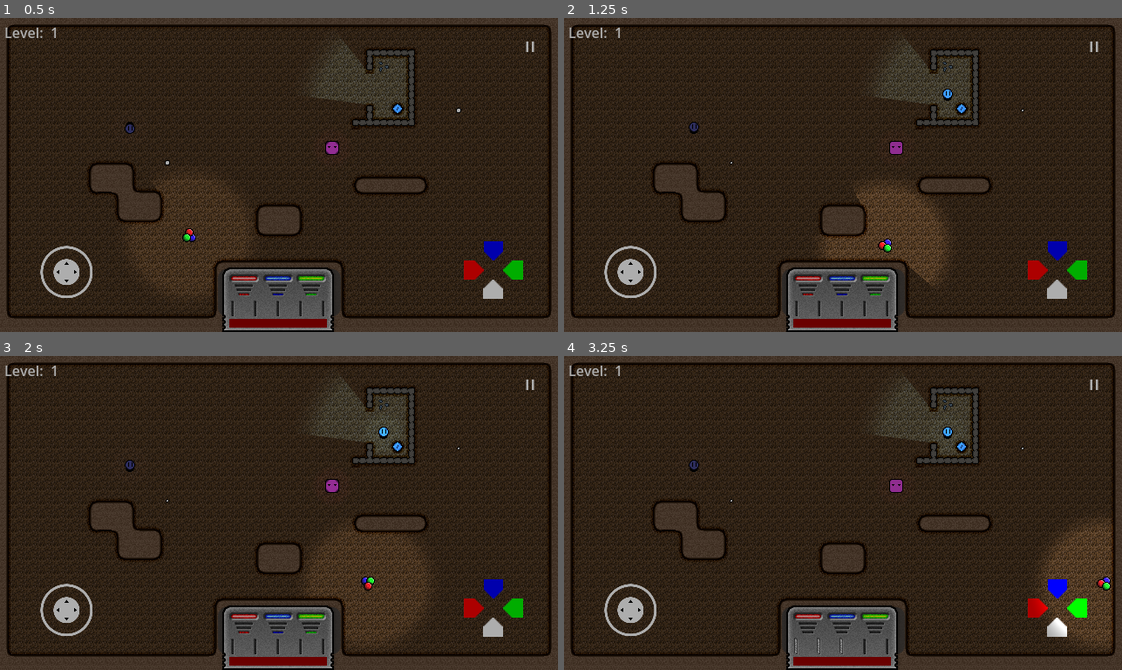
Above: before the commit, frames 1-4 (two rows, left to right).
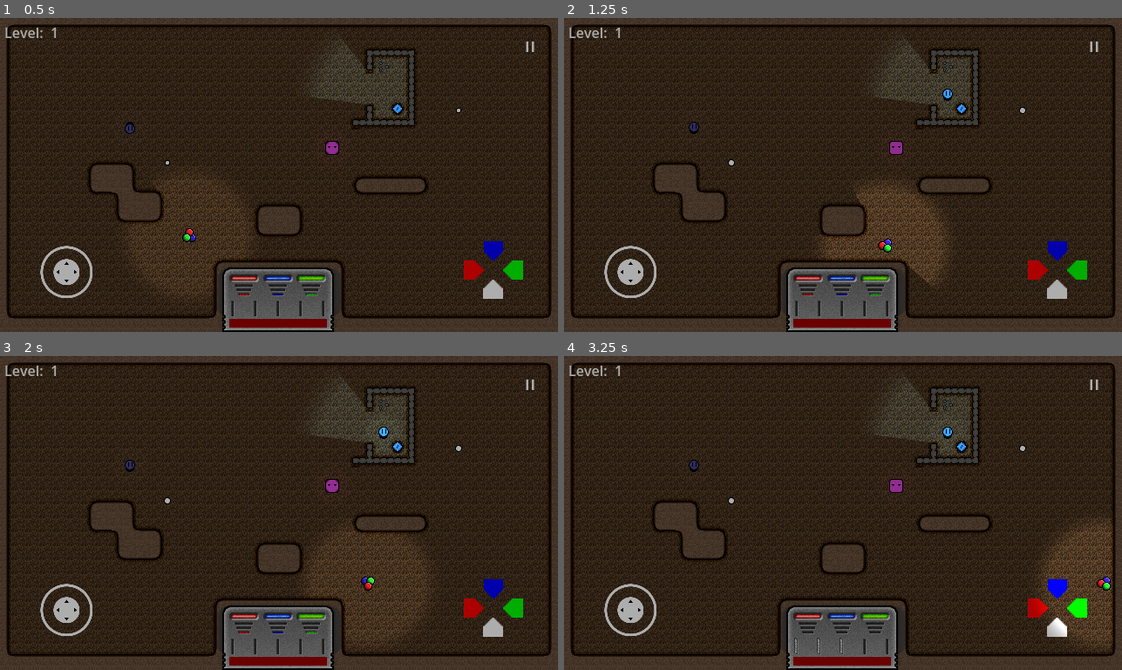
Above: after the commit, the same moments.

Repository: Degenerate-Games/shadows-below
Game: Godot game, scene res://scenes/levels/sprite_test.tscn
The game is run twice, just before and just after one commit, with the same random seed, the same clock (stepped at 60 frames per second) and the same inputs. This scene is started directly instead of the project's main scene. Sound files missing from this copy of the repository are replaced by a short silence.
Inputs (mouse positions are in pixels of both pictures, inside the frame that each line leads up to):
- Up to frame 1 (0.5 s): no input
- Up to frame 2 (1.25 s): move the mouse to (965, 159) at 0.52 s; hold D (move_right) from 0.53 s (still down); tap B (bake) at 0.6 s; click (965, 159) at 0.67 s
- Up to frame 3 (2 s): release D (move_right) at 1.25 s; drag from (167, 528) to (323, 585) at 1.27 s
- Up to frame 4 (3.25 s): move the mouse to (898, 443) at 2.02 s; hold D (move_right) 2.03-2.75 s; tap K (mixing_ui_clear) at 2.1 s; drag from (815, 575) to (692, 465) at 2.77 s

Frame 1 is identical in both runs. In frame 2, less than 0.1% of the frame differs, in the area x 29-83%, y 28-48%; in frame 3, less than 0.1%; in frame 4, less than 0.1%.
Error after the commit: Parse Error: Could not find type "ITEM_TYPE" under base "Item". (res://scripts/items/aura_powerup.gd:17)

Commit message:
gdlint and gdformat

Diff:
--- a/scripts/doors/door.gd
+++ b/scripts/doors/door.gd
@@ -16,12 +16,13 @@
 
 # var connected_room: PackedScene
 
+
 func enter():
 	var room
 	# if not connected_room:
 	room = get_parent().get_parent().generate_room()
-		# connected_room = PackedScene.new()
-		# connected_room.pack(get_parent().get_parent().generate_room())
+	# connected_room = PackedScene.new()
+	# connected_room.pack(get_parent().get_parent().generate_room())
 	# if not room:
 	# 	room = connected_room.instantiate()
 	get_parent().get_parent().call_deferred("add_child", room)
@@ -51,9 +52,11 @@
 		"South Door":
 			player.global_position = get_spawn_position(room, "North Spawn")
 
+
 func _on_room_complete():
 	$AnimatedSprite2D.play("open")
 	$CollisionShape2D.disabled = false
+
 
 func get_spawn_position(room: Node2D, spawn_name: String) -> Vector2:
 	for child in room.get_children():
@@ -61,6 +64,7 @@
 			return child.global_position
 	return Vector2()
 
+
 func _on_body_entered(body: Node2D):
 	if body.is_in_group("player"):
 		enter()
--- a/scripts/enemies/enemy.gd
+++ b/scripts/enemies/enemy.gd
@@ -37,6 +37,7 @@
 var damage_timer: Timer
 var navigation_agent: NavigationAgent2D
 
+
 # Called when the node enters the scene tree for the first time.
 func _ready():
 	pulsed = false
@@ -65,20 +66,27 @@
 	aura.color = color
 	animation_controller.self_modulate = color
 
+
 func _process(_delta):
 	update_aura_strength()
 	if not damage_timer.is_stopped():
-		scale = lerp(scale, target_scale, remap(damage_timer.time_left, 0, damage_timer.wait_time, 0, 1))
+		scale = lerp(
+			scale, target_scale, remap(damage_timer.time_left, 0, damage_timer.wait_time, 0, 1)
+		)
+
 
 func _physics_process(delta):
 	if not damage_timer.is_stopped():
-		velocity = (global_position - target.global_position).normalized() * max_speed * push_back_scale
+		velocity = (
+			(global_position - target.global_position).normalized() * max_speed * push_back_scale
+		)
 	else:
 		if navigation_agent.is_navigation_finished():
 			return
 		var direction = to_local(navigation_agent.get_next_path_position()).normalized()
 		velocity = velocity.move_toward(direction * max_speed, acceleration * delta)
 	move_and_slide()
+
 
 func take_damage(damage: int):
 	# If damage would kill this enemy, destroy it and spawn a shadow
@@ -102,13 +110,16 @@
 	target = tgt
 	create_path()
 
+
 func create_path():
 	if not target:
 		return
 	navigation_agent.target_position = target.global_position
 
+
 func get_color() -> Color:
 	return aura.color
+
 
 func set_color(r: ColorValue, g: ColorValue, b: ColorValue):
 	red = r
@@ -116,6 +127,7 @@
 	blue = b
 	aura.color = Color(red.normalize(), green.normalize(), blue.normalize())
 	animation_controller.self_modulate = aura.color
+
 
 func update_aura_strength():
 	if not aura:
@@ -133,13 +145,16 @@
 		pulse_aura()
 	aura.energy = base_aura_energy * pulse
 
+
 func pulse_aura():
 	damage_player()
+
 
 func damage_player():
 	if not touching_player:
 		return
 	get_tree().call_group("player", "take_damage", 0.5)
+
 
 func _on_timer_timeout():
 	create_path()
--- a/scripts/items/aura_powerup.gd
+++ b/scripts/items/aura_powerup.gd
@@ -16,16 +16,19 @@
 
 @export var collectible_type: Item.ITEM_TYPE = Item.ITEM_TYPE.AURA
 
+
 func _ready():
 	contact_monitor = true
 	max_contacts_reported = 5
 	modulate = get_tree().get_first_node_in_group("HUD").get_node("ColorMixingUI").get_color()
+
 
 func _on_body_entered(body):
 	if body.has_method("collect"):
 		body.collect(self)
 		queue_free()
 
+
 func _on_animated_sprite_2d_animation_finished():
 	if $AnimatedSprite2D.animation == "death":
 		$AnimatedSprite2D.animation = "idle"
--- a/scripts/items/drop_rates.gd
+++ b/scripts/items/drop_rates.gd
@@ -1,5 +1,4 @@
+class_name DropRates
 extends Resource
 
-class_name DropRates
-
 @export var drop_rates: Array[Item]
--- a/scripts/items/health_powerup.gd
+++ b/scripts/items/health_powerup.gd
@@ -16,15 +16,18 @@
 
 @export var collectible_type: Item.ITEM_TYPE = Item.ITEM_TYPE.HEALTH
 
+
 func _ready():
 	contact_monitor = true
 	max_contacts_reported = 5
+
 
 func _on_body_entered(body):
 	if body.has_method("collect"):
 		body.collect(self)
 		queue_free()
 
+
 func _on_animated_sprite_2d_animation_finished():
 	if $AnimatedSprite2D.animation == "death":
 		$AnimatedSprite2D.animation = "idle"
--- a/scripts/items/item.gd
+++ b/scripts/items/item.gd
@@ -1,13 +1,7 @@
+class_name Item
 extends Resource
 
-class_name Item
-
-enum ITEM_TYPE {
-	SHADOW,
-	HEALTH,
-	AURA,
-	POWERUP
-}
+enum ItemType { SHADOW, HEALTH, AURA, POWERUP }
 
 @export var scene: PackedScene
 @export_range(0, 1) var drop_rate: float
--- a/scripts/items/key_light.gd
+++ b/scripts/items/key_light.gd
@@ -14,6 +14,8 @@
 
 extends Area2D
 
+signal key_unlocked
+
 @export_range(0, 9) var key_power: int = 3
 
 var red: ColorValue
@@ -23,7 +25,6 @@
 var unlocked = false
 var spawn_count = 0
 
-signal key_unlocked
 
 # Called when the node enters the scene tree for the first time.
 func _ready():
@@ -41,6 +42,7 @@
 	$PointLight2D.color = color
 	$Sprite2D.self_modulate = color
 
+
 func interact():
 	key_power -= 1
 	if key_power == 0:
@@ -51,8 +53,10 @@
 		$AudioStreamPlayer.play(0)
 		return
 
+
 func get_color() -> Color:
 	return Color(red.normalize(), green.normalize(), blue.normalize())
+
 
 func _on_timer_timeout():
 	if unlocked:
@@ -68,6 +72,7 @@
 		else:
 			spawn_enemy(3)
 	spawn_count += 1
+
 
 func spawn_enemy(level: int):
 	var enemy: Node2D
--- a/scripts/items/shadow.gd
+++ b/scripts/items/shadow.gd
@@ -16,15 +16,18 @@
 
 @export var collectible_type: Item.ITEM_TYPE = Item.ITEM_TYPE.SHADOW
 
+
 func _ready():
 	contact_monitor = true
 	max_contacts_reported = 5
+
 
 func _on_body_entered(body):
 	if body.has_method("collect"):
 		body.collect(self)
 		queue_free()
 
+
 func _on_animated_sprite_2d_animation_finished():
 	if $AnimatedSprite2D.animation == "death":
 		$AnimatedSprite2D.animation = "idle"
--- a/scripts/levels/endless.gd
+++ b/scripts/levels/endless.gd
@@ -16,6 +16,7 @@
 
 var difficulty: int = 5
 
+
 # Called when the node enters the scene tree for the first time.
 func _ready():
 	var player = get_tree().get_first_node_in_group("player")
@@ -24,6 +25,7 @@
 	player.handle_color_change(hud.get_node("ColorMixingUI").get_color())
 	player.shadow_collected.connect(hud.get_node("ColorMixingUI")._on_shadow_collected)
 	add_child(generate_room())
+
 
 # func _process(_delta):
 # 	if Input.is_action_just_pressed("reload"):
@@ -34,11 +36,13 @@
 # 	if Input.is_action_just_pressed("bake"):
 # 		get_tree().call_group("navigation_region", "bake_navigation_polygon")
 
+
 func generate_room() -> Node2D:
 	var room = LevelGenerator.generate_room(difficulty)
 	get_tree().get_first_node_in_group("HUD").get_node("LevelContainer").set_level(difficulty - 4)
 	difficulty += 1
 	return room
+
 
 func set_aura_pulse_level(level: int):
 	return
@@ -69,17 +73,22 @@
 			if not $AudioLayers/CombatLead.is_playing():
 				$AudioLayers/CombatLead.play(song_position)
 
+
 func _on_combat_pads_finished():
 	$AudioLayers/CombatPads.play(0)
+
 
 func _on_combat_drums_finished():
 	$AudioLayers/CombatDrums.play(0)
 
+
 func _on_combat_lead_finished():
 	$AudioLayers/CombatLead.play(0)
+
 
 func _on_combat_sub_bass_finished():
 	$AudioLayers/CombatSubBass.play(0)
 
+
 func _on_combat_full_finished():
 	$AudioLayers/CombatFull.play(0)
--- a/scripts/levels/level_generator.gd
+++ b/scripts/levels/level_generator.gd
@@ -22,6 +22,7 @@
 var obstacle_idxs: Array[int]
 var objective_idxs: Array[int]
 
+
 # Called when the node enters the scene tree for the first time.
 func _ready():
 	tile_map = TileMap.new()
@@ -37,15 +38,15 @@
 
 	# Initialize room borders
 	room_borders = []
-	room_borders.append(Rect2i(0, 0, x_tiles, 2)) # Top
-	room_borders.append(Rect2i(0, 0, 2, y_tiles)) # Left
-	room_borders.append(Rect2i(x_tiles - 2, 0, x_tiles, y_tiles)) # Right
-	room_borders.append(Rect2i(0, y_tiles - 3, x_tiles, y_tiles)) # Bottom
-	room_borders.append(Rect2i(15, 17, 24, 21)) # Color UI
-	room_borders.append(Rect2i(0, y_tiles / 2 - 2, 2, y_tiles / 2 + 2)) # West Player Spawn
-	room_borders.append(Rect2i(x_tiles - 3, y_tiles / 2 - 2, x_tiles, y_tiles / 2 + 2)) # East Player Spawn
-	room_borders.append(Rect2i(x_tiles / 2 - 2, 0, x_tiles / 2 + 2, 2)) # North Player Spawn
-	room_borders.append(Rect2i(x_tiles / 2 - 2, y_tiles - 8, x_tiles / 2 + 2, y_tiles)) # South Player Spawn
+	room_borders.append(Rect2i(0, 0, x_tiles, 2))  # Top
+	room_borders.append(Rect2i(0, 0, 2, y_tiles))  # Left
+	room_borders.append(Rect2i(x_tiles - 2, 0, x_tiles, y_tiles))  # Right
+	room_borders.append(Rect2i(0, y_tiles - 3, x_tiles, y_tiles))  # Bottom
+	room_borders.append(Rect2i(15, 17, 24, 21))  # Color UI
+	room_borders.append(Rect2i(0, y_tiles / 2 - 2, 2, y_tiles / 2 + 2))  # West Player Spawn
+	room_borders.append(Rect2i(x_tiles - 3, y_tiles / 2 - 2, x_tiles, y_tiles / 2 + 2))  # East Player Spawn
+	room_borders.append(Rect2i(x_tiles / 2 - 2, 0, x_tiles / 2 + 2, 2))  # North Player Spawn
+	room_borders.append(Rect2i(x_tiles / 2 - 2, y_tiles - 8, x_tiles / 2 + 2, y_tiles))  # South Player Spawn
 
 	obstacle_idxs = []
 	obstacle_idxs.append(1)
@@ -84,16 +85,26 @@
 	var player_spawn = Node2D.new()
 	player_spawn.add_to_group("player_spawn")
 	player_spawn.name = "West Spawn"
-	player_spawn.position = Vector2i(2, y_tiles / 2) * tile_map.tile_set.tile_size + tile_map.tile_set.tile_size / 2
+	player_spawn.position = (
+		Vector2i(2, y_tiles / 2) * tile_map.tile_set.tile_size + tile_map.tile_set.tile_size / 2
+	)
 	room.add_child(player_spawn.duplicate())
 	player_spawn.name = "East Spawn"
-	player_spawn.position = Vector2i(x_tiles - 3, y_tiles / 2) * tile_map.tile_set.tile_size + tile_map.tile_set.tile_size / 2
+	player_spawn.position = (
+		Vector2i(x_tiles - 3, y_tiles / 2) * tile_map.tile_set.tile_size
+		+ tile_map.tile_set.tile_size / 2
+	)
 	room.add_child(player_spawn.duplicate())
 	player_spawn.name = "North Spawn"
-	player_spawn.position = Vector2i(x_tiles / 2, 2) * tile_map.tile_set.tile_size + tile_map.tile_set.tile_size / 2
+	player_spawn.position = (
+		Vector2i(x_tiles / 2, 2) * tile_map.tile_set.tile_size + tile_map.tile_set.tile_size / 2
+	)
 	room.add_child(player_spawn.duplicate())
 	player_spawn.name = "South Spawn"
-	player_spawn.position = Vector2i(x_tiles / 2, y_tiles - 8) * tile_map.tile_set.tile_size + tile_map.tile_set.tile_size / 2
+	player_spawn.position = (
+		Vector2i(x_tiles / 2, y_tiles - 8) * tile_map.tile_set.tile_size
+		+ tile_map.tile_set.tile_size / 2
+	)
 	room.add_child(player_spawn)
 
 	# Place the player
@@ -101,17 +112,22 @@
 	var player = get_tree().get_first_node_in_group("player")
 	player.position = player_spawn.position
 
-  # Place objectives
+	# Place objectives
 	print("Placing Objectives")
 	var obstacles: Array[Rect2i] = []
 	var key_tiles: Array[Vector2i] = []
 	var iterations = 0
-	var objective_max = max(1, round(difficulty *.25))
+	var objective_max = max(1, round(difficulty * .25))
 	while obstacles.size() < objective_max && iterations < 10000:
 		var pattern = tile_map.tile_set.get_pattern(objective_idxs.pick_random())
 		var half_pattern_size = pattern.get_size() / 2.0
-		var obstacle = get_pattern_rect(Vector2(randi_range(0, x_tiles), randi_range(0, y_tiles)), half_pattern_size)
-		if obstacles.any(func(o): return o.intersects(obstacle)) || room_borders.any(func(b): return b.intersects(obstacle)):
+		var obstacle = get_pattern_rect(
+			Vector2(randi_range(0, x_tiles), randi_range(0, y_tiles)), half_pattern_size
+		)
+		if (
+			obstacles.any(func(o): return o.intersects(obstacle))
+			|| room_borders.any(func(b): return b.intersects(obstacle))
+		):
 			continue
 		room.set_pattern(0, obstacle.position + Vector2i(1, 1), pattern)
 		for cell in pattern.get_used_cells():
@@ -130,7 +146,10 @@
 					var pattern = tile_map.tile_set.get_pattern(obstacle_idxs.pick_random())
 					var half_pattern_size = pattern.get_size() / 2.0
 					var obstacle = get_pattern_rect(Vector2(x, y), half_pattern_size)
-					if obstacles.any(func(o): return o.intersects(obstacle)) || room_borders.any(func(b): return b.intersects(obstacle)):
+					if (
+						obstacles.any(func(o): return o.intersects(obstacle))
+						|| room_borders.any(func(b): return b.intersects(obstacle))
+					):
 						continue
 					room.set_pattern(0, obstacle.position + Vector2i(1, 1), pattern)
 					obstacles.append(obstacle)
@@ -141,33 +160,44 @@
 	for key_tile in key_tiles:
 		var key = load("res://scenes/items/key_light.tscn").instantiate()
 		key.position = key_tile * tile_map.tile_set.tile_size + tile_map.tile_set.tile_size / 2
-		print ("Key Tile: ", key_tile, "Key Position: ", key.position)
+		print("Key Tile: ", key_tile, "Key Position: ", key.position)
 		key.key_unlocked.connect(room._on_key_unlocked)
 		room.add_key(key)
 
 	# Place doors
 	print("Placing Doors")
-	var door = load("res://scenes/doors/door_a.tscn").instantiate()
-	room.room_complete.connect(door._on_room_complete)
-	door.position = Vector2i(0, y_tiles / 2) * tile_map.tile_set.tile_size + tile_map.tile_set.tile_size / 2
+	var door_scene = load("res://scenes/doors/door_a.tscn")
+	var door = door_scene.instantiate()
+	room.room_complete.connect(door._on_room_complete)
+	door.position = (
+		Vector2i(0, y_tiles / 2) * tile_map.tile_set.tile_size + tile_map.tile_set.tile_size / 2
+	)
 	door.name = "West Door"
 	room.add_child(door)
-	door = load("res://scenes/doors/door_a.tscn").instantiate()
+	door = door_scene.instantiate()
 	room.room_complete.connect(door._on_room_complete)
 	door.rotate(PI)
-	door.position = Vector2i(x_tiles - 1, y_tiles / 2) * tile_map.tile_set.tile_size + tile_map.tile_set.tile_size / 2
+	door.position = (
+		Vector2i(x_tiles - 1, y_tiles / 2) * tile_map.tile_set.tile_size
+		+ tile_map.tile_set.tile_size / 2
+	)
 	door.name = "East Door"
 	room.add_child(door)
-	door = load("res://scenes/doors/door_a.tscn").instantiate()
+	door = door_scene.instantiate()
 	room.room_complete.connect(door._on_room_complete)
 	door.rotate(PI / 2)
-	door.position = Vector2i(x_tiles / 2, 0) * tile_map.tile_set.tile_size + tile_map.tile_set.tile_size / 2
+	door.position = (
+		Vector2i(x_tiles / 2, 0) * tile_map.tile_set.tile_size + tile_map.tile_set.tile_size / 2
+	)
 	door.name = "North Door"
 	room.add_child(door)
-	door = load("res://scenes/doors/door_a.tscn").instantiate()
+	door = door_scene.instantiate()
 	room.room_complete.connect(door._on_room_complete)
 	door.rotate(-PI / 2)
-	door.position = Vector2i(x_tiles / 2, y_tiles - 6) * tile_map.tile_set.tile_size + tile_map.tile_set.tile_size / 2
+	door.position = (
+		Vector2i(x_tiles / 2, y_tiles - 6) * tile_map.tile_set.tile_size
+		+ tile_map.tile_set.tile_size / 2
+	)
 	door.name = "South Door"
 	room.add_child(door)
 
@@ -185,8 +215,11 @@
 
 	return room
 
+
 func get_pattern_rect(position: Vector2, half_pattern_size: Vector2) -> Rect2i:
-	var obstacle = Rect2i(floor(position - half_pattern_size - Vector2(1, 1)), half_pattern_size * 2 + Vector2(1, 1))
+	var obstacle = Rect2i(
+		floor(position - half_pattern_size - Vector2(1, 1)), half_pattern_size * 2 + Vector2(1, 1)
+	)
 
 	# Make sure the obstacle is within the room
 	if obstacle.position.x < 0:
--- a/scripts/levels/room.gd
+++ b/scripts/levels/room.gd
@@ -14,23 +14,27 @@
 
 extends TileMap
 
+signal room_complete
+
 var keys: Array[Node2D] = []
 var waiting_to_bake: bool = false
 
-signal room_complete
 
 func _ready():
 	Global.get_first_child_in_group(self, "navigation_region").bake_navigation_polygon()
 	remove_from_group("navigation")
 
+
 func add_key(key: Node2D):
 	keys.append(key)
 	add_child(key)
+
 
 func remove_key(key: Node2D):
 	keys.erase(key)
 	key.queue_free()
 
+
 func _on_key_unlocked():
-	if keys.all(func (key: Node2D) : return key.unlocked):
+	if keys.all(func(key: Node2D): return key.unlocked):
 		room_complete.emit()
--- a/scripts/menus/main_menu.gd
+++ b/scripts/menus/main_menu.gd
@@ -19,6 +19,7 @@
 func _ready():
 	$VBoxContainer/StartButton.grab_focus()
 
+
 func _on_start_button_pressed():
 	var mode_select = load("res://scenes/menus/mode_select.tscn").instantiate()
 	add_child(mode_select)
--- a/scripts/menus/mode_select.gd
+++ b/scripts/menus/mode_select.gd
@@ -19,8 +19,9 @@
 func _ready():
 	$VBoxContainer/StoryButton.grab_focus()
 
+
 func _on_story_button_pressed():
-	pass # Story Mode not Enabled
+	pass  # Story Mode not Enabled
 
 
 func _on_endless_button_pressed():
@@ -30,6 +31,7 @@
 func _on_sprite_test_pressed():
 	get_tree().change_scene_to_file("res://scenes/levels/sprite_test.tscn")
 
+
 func _on_back_button_pressed():
 	get_parent().get_node("VBoxContainer").get_node("StartButton").grab_focus()
 	queue_free()
--- a/scripts/menus/options.gd
+++ b/scripts/menus/options.gd
@@ -19,6 +19,7 @@
 func _ready():
 	$VBoxContainer/BackButton.grab_focus()
 
+
 func _on_back_button_pressed():
 	get_parent().get_node("VBoxContainer").get_node("OptionsButton").grab_focus()
 	queue_free()
--- a/scripts/menus/pause_menu.gd
+++ b/scripts/menus/pause_menu.gd
@@ -23,6 +23,7 @@
 	else:
 		hide()
 
+
 func _process(_delta):
 	if Input.is_action_just_pressed("pause"):
 		get_tree().paused = not get_tree().paused
@@ -31,6 +32,7 @@
 			$VBoxContainer/ResumeButton.grab_focus()
 		else:
 			hide()
+
 
 func _on_resume_button_pressed():
 	get_tree().paused = false
--- a/scripts/player.gd
+++ b/scripts/player.gd
@@ -14,13 +14,15 @@
 
 extends CharacterBody2D
 
+signal shadow_collected
+
 @export_category("Player Variables")
-@export var max_speed: float = 250 ## The maximum speed the player can move
-@export var acceleration: float = 1500 ## The rate at which the player can speed up
-@export var friction: float = 600 ## The rate at which the player slows down
-@export var aura_pulse_speeds: Array = [0.5, 1, 1.5, 2] ## The speeds at which the aura will pulse
-@export_range(0, 4) var aura_pulse_speed_idx: float = 0 ## How many times per second the aura will pulse
-@export var max_health: float = 5 ## The maximum health the player can have
+@export var max_speed: float = 250  ## The maximum speed the player can move
+@export var acceleration: float = 1500  ## The rate at which the player can speed up
+@export var friction: float = 600  ## The rate at which the player slows down
+@export var aura_pulse_speeds: Array = [0.5, 1, 1.5, 2]  ## The speeds at which the aura will pulse
+@export_range(0, 4) var aura_pulse_speed_idx: float = 0  ## How many times per second the aura will pulse
+@export var max_health: float = 5  ## The maximum health the player can have
 
 var animation_controller: AnimatedSprite2D
 var aura: PointLight2D
@@ -32,7 +34,6 @@
 var health: float
 var pulsed: bool
 
-signal shadow_collected
 
 # Called when the node enters the scene tree for the first time.
 func _ready():
@@ -47,13 +48,16 @@
 	health = max_health
 	pulsed = false
 
+
 # Called every frame. 'delta' is the elapsed time since the previous frame.
 func _process(_delta):
 	update_aura_strength()
 	update_health_bar()
 
+
 func _physics_process(delta):
 	handle_movement(delta)
+
 
 func handle_movement(delta):
 	var input_dir = Input.get_vector("move_left", "move_right", "move_up", "move_down")
@@ -63,14 +67,17 @@
 		velocity = velocity.move_toward(Vector2.ZERO, friction * delta)
 	move_and_slide()
 
+
 func handle_color_change(color):
 	if not aura or not color:
 		return
 	aura.energy = remap(color.r + color.g + color.b, 0, 3.0, 0.25, 1)
 	aura.color = color
 
+
 func _on_color_mixing_ui_color_changed(color):
 	handle_color_change(color)
+
 
 func update_aura_strength():
 	if not aura:
@@ -88,6 +95,7 @@
 		pulse_aura()
 	aura.energy = base_aura_energy * pulse
 
+
 func damage_enemies():
 	if affected_enemies.size() > 0:
 		$Audio/DamageDealt.play(0)
@@ -99,11 +107,13 @@
 		if enemy_color.r <= aura.color.r and enemy_color.g <= aura.color.g and enemy_color.b <= aura.color.b:
 			enemy.take_damage(1)
 
+
 func interact():
 	for interactable in affected_interactables:
 		var interactable_color = interactable.get_color()
 		if interactable_color.r <= aura.color.r and interactable_color.g <= aura.color.g and interactable_color.b <= aura.color.b:
 			interactable.interact()
+
 
 func take_damage(damage: float):
 	$Audio/DamageTaken.play(0)
@@ -111,24 +121,26 @@
 	if health <= 0:
 		get_tree().change_scene_to_file("res://scenes/menus/main_menu.tscn")
 
+
 func collect(item):
 	match item.collectible_type:
-		Item.ITEM_TYPE.SHADOW:
+		Item.ItemType.SHADOW:
 			handle_shadow_collected(item)
-		Item.ITEM_TYPE.HEALTH:
+		Item.ItemType.HEALTH:
 			handle_health_collected(item)
-		Item.ITEM_TYPE.AURA:
+		Item.ItemType.AURA:
 			handle_aura_collected(item)
+
 
 func handle_shadow_collected(_item):
 	$Audio/PickupShadow.play(0)
 	shadow_collected.emit()
-	pass
+
 
 func handle_health_collected(_item):
 	$Audio/PickupHealth.play(0)
 	health = min(health + 1, max_health)
-	pass
+
 
 func handle_aura_collected(_item):
 	$Audio/PickupAura.play(0)
@@ -136,31 +148,39 @@
 	update_aura_pulse_timer()
 	get_parent().set_aura_pulse_level(aura_pulse_speed_idx)
 
+
 func update_health_bar():
 	get_tree().get_first_node_in_group("health_bar").scale.x = remap(health, 0, max_health, 0, 1)
 
+
 func update_aura_pulse_timer():
 	aura_pulse_timer.wait_time = 1 / aura_pulse_speeds[aura_pulse_speed_idx]
+
 
 func pulse_aura():
 	damage_enemies()
 	interact()
 
+
 func _on_area_2d_body_entered(body):
 	if body.has_method("take_damage"):
 		affected_enemies.append(body)
+
 
 func _on_area_2d_body_exited(body):
 	if body in affected_enemies:
 		affected_enemies.erase(body)
 
+
 func _on_area_2d_area_entered(area):
 	if area.has_method("interact"):
 		affected_interactables.append(area)
+
 
 func _on_area_2d_area_exited(area):
 	if area in affected_interactables:
 		affected_interactables.erase(area)
 
+
 func _on_aura_pulse_timer_timeout():
 	pulsed = false
--- a/scripts/ui/color_mixing_ui.gd
+++ b/scripts/ui/color_mixing_ui.gd
@@ -14,6 +14,7 @@
 
 extends Panel
 
+signal color_changed
 
 @export_category("Color Groups")
 @export var red_group: Control
@@ -26,11 +27,10 @@
 @export var available_charges: int
 @export var max_charges: int = 5
 
-signal color_changed
-
 var red_value: ColorValue = ColorValue.new(1, 3)
 var green_value: ColorValue = ColorValue.new(1, 3)
 var blue_value: ColorValue = ColorValue.new(1, 3)
+
 
 # Called when the node enters the scene tree for the first time.
 func _ready():
@@ -41,11 +41,13 @@
 	color_changed.emit(get_color())
 	available_charges = 0
 
+
 # Called every frame. 'delta' is the elapsed time since the previous frame.
 func _process(_delta):
 	available_charges = clamp(available_charges, 0, max_charges)
 	handle_input()
 	update_ui()
+
 
 func update_ui():
 	match red_value.value:
@@ -105,6 +107,7 @@
 	for i in range(1, max_charges + 1):
 		available_group.get_node(str(i)).visible = i <= available_charges
 
+
 func handle_input():
 	if not delay_timer.is_stopped():
 		return
@@ -144,19 +147,24 @@
 		blue_value.value = 0
 		changed = true
 
-
-
 	if changed:
 		delay_timer.start()
 		color_changed.emit(get_color())
 		for node in get_tree().get_nodes_in_group("aura_powerup"):
 			node.modulate = get_color()
 
+
 func get_color() -> Color:
 	return Color(red_value.normalize(), green_value.normalize(), blue_value.normalize())
 
+
 func get_inverse_color() -> Color:
-	return Color(red_value.invert().normalize(), green_value.invert().normalize(), blue_value.invert().normalize())
+	return Color(
+		red_value.invert().normalize(),
+		green_value.invert().normalize(),
+		blue_value.invert().normalize()
+	)
+
 
 func _on_shadow_collected():
 	available_charges += 1
--- a/scripts/util/color_value.gd
+++ b/scripts/util/color_value.gd
@@ -21,24 +21,31 @@
 		value = clamp(val, 0, steps)
 var steps: int
 
+
 func _init(val: int, num_steps: int = 255):
 	self.steps = num_steps
 	self.value = val
 
+
 func increment():
 	self.value += 1
+
 
 func decrement():
 	self.value -= 1
 
+
 func add(val: int):
 	self.value += val
+
 
 func subtract(val: int):
 	self.value -= val
 
+
 func invert():
 	return ColorValue.new(255 - self.value)
 
+
 func normalize():
 	return remap(self.value, 0, steps, 0.25, 1.0)
--- a/scripts/util/global.gd
+++ b/scripts/util/global.gd
@@ -12,9 +12,9 @@
 #	See the License for the specific language governing permissions and
 #	limitations under the License.
 
+class_name Global
 extends Resource
 
-class_name Global
 
 static func get_first_child_in_group(parent: Node, group: String) -> Node:
 	for child in parent.get_children():
@@ -22,6 +22,7 @@
 			return child
 	return null
 
+
 static func get_children_in_group(parent: Node, group: String) -> Array[Node]:
 	var children = []
 	for child in parent.get_children():
